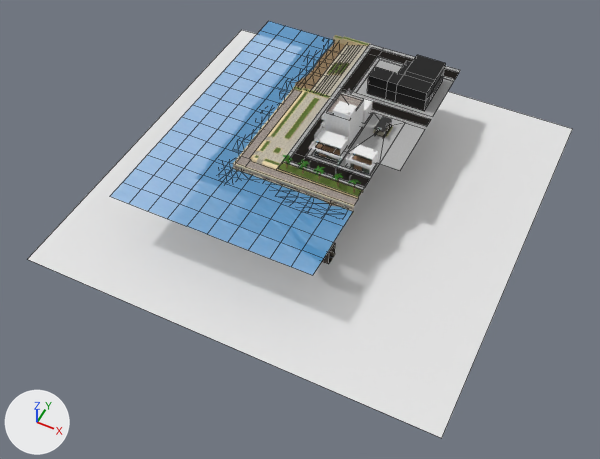
One commit to the Blender file res/models/docks/docks.blend: the scene before it, then after it.
Before and after are seen from a 50 mm camera at (120.0, -262.0, 262.0) aimed at (4.0, -29.0, -29.0). The axes (+X, +Y, +Z) are drawn at lower left. The lights are the same throughout. Mesh edges are drawn as thin lines on the coarser meshes.

Before the edit, the objects in view are built like this:
```python
me_plane_080 = bpy.data.meshes.new('Plane.080')
me_plane_080.from_pydata([(-100.0, -100.0, -30.0), (100.0, -100.0, -30.0), (-100.0, 100.0, -30.0), (100.0, 100.0, -30.0)], [], [(0, 2, 3, 1)])
me_plane_205 = bpy.data.meshes.new('Plane.205')
me_plane_205.from_pydata(...)  # 9 vertices, 3 faces; spans x -8.0..30.0, y -18.0..30.0, z 1.0
me_plane_205.materials.append(mat_asphalt)  # picture img_asphalt_albedo_png
me_plane_213 = bpy.data.meshes.new('Plane.213')
me_plane_213.from_pydata(...)  # 4 vertices, 1 face; spans x -20.0..-10.0, y -21.2..10.0, z 0.0
me_plane_213.materials.append(mat_square)  # picture img_concrete_albedo_png
ob_docks_137 = bpy.data.objects.new('docks.137', me_plane_205)
ob_docks_137.location = (10.0, 70.0, 0.0)
ob_docks_137.rotation_euler = (0.0, 0.0, -1.571)  # degrees (0, 0, -90)
ob_plane_053 = bpy.data.objects.new('Plane.053', me_plane_080)
ob_plane_053.location = (0.0, 0.0, 0.0)
ob_plane_055 = bpy.data.objects.new('Plane.055', me_plane_213)
ob_plane_055.location = (50.0, 20.0, 1.2)
# also in view: 'docks.001' at (0.0, 0.0, 0.0); 'docks.009' at (10.0, 5.0, 1.0); 'docks.055' at (22.0, 14.0, 1.0); 'docks.023' at (7.0, 10.0, 10.0); 'docks.008' at (11.0, 6.0, 1.0)
```
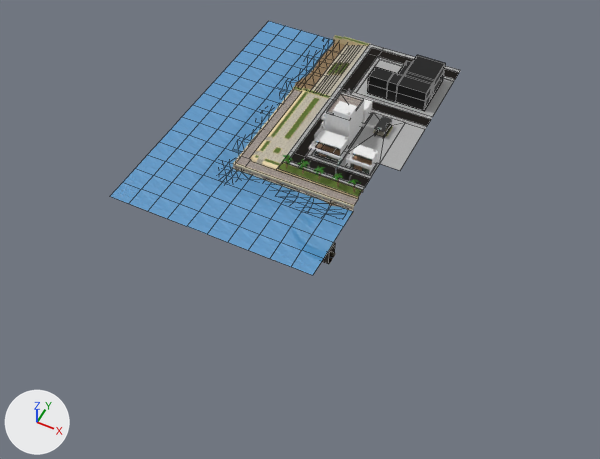
Changed parts and their boxes (x1, y1, x2, y2) in the pictures (600 x 459 px):
```json
{"object": "Plane.053", "change": "deleted", "before": [28, 30, 572, 438]}
```

The change, as JSON lines over the scene's bpy script:
```json
{"op": "remove", "block": "ob_plane_053", "code": ["ob_plane_053 = bpy.data.objects.new('Plane.053', me_plane_080)", "ob_plane_053.location = (0.0, 0.0, 0.0)"]}
```
